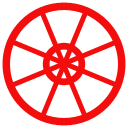
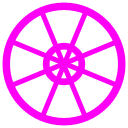
Before/after of a 128px x 128px layered artwork. What changed in the layer stack:
added group "purple" with 4 layers above "yellow" over (2, 2, 126, 126)
added layer "Shape 2 copy 5" in group "purple" over (2, 2, 126, 126)
added layer "Shape 3 copy 5" in group "purple" over (42, 42, 86, 86)
added layer "Shape 10 copy 10" in group "purple" over (9, 9, 119, 118)
added layer "Shape 10 copy 9" in group "purple" over (9, 9, 119, 118)
hid group "red" (4 layers) over (2, 2, 126, 126)
